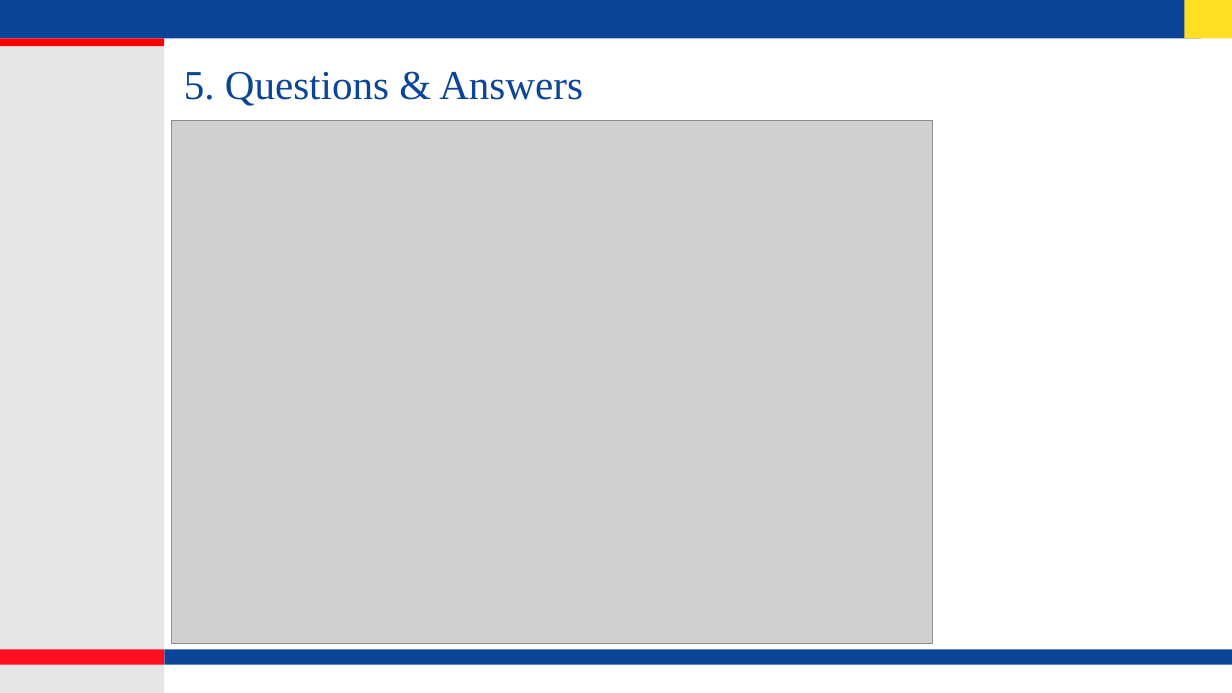
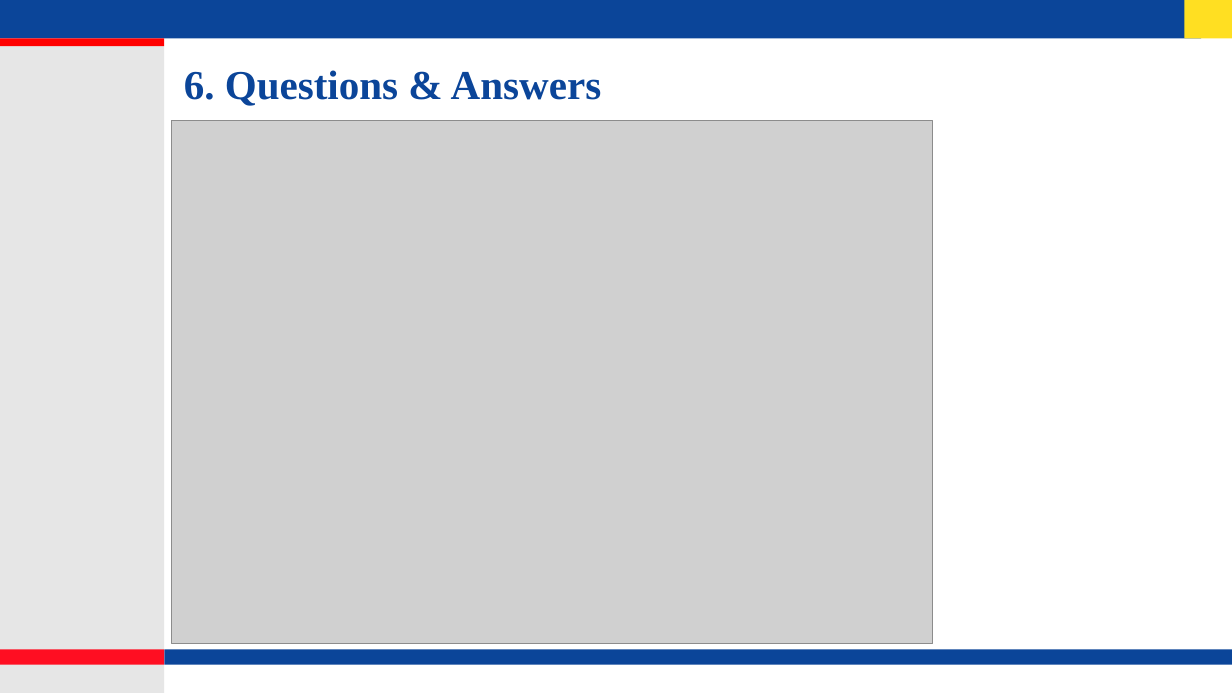
Before and after one commit to lohith921/DIP, a slide deck: slide 17 of Project/Presentation.pptx (slide 14 before the commit). Drawn at 1232x693 pixels with LibreOffice and Linux fonts; fonts in the diff are those of the drawing; grey boxes stand for pictures; background and template pictures are left out. Boxes give left, top, right and bottom in pixels: in the first picture for what was removed or moved away, otherwise in the second. Text is boxed around its words. In the diff, an @@ line names an element or a change of style, - is before the commit and + after.

```diff
--- a/Project/Presentation.pptx
+++ b/Project/Presentation.pptx
@@ title at (184,70,602,106): text changed; bold on @@
-5. Questions & Answers
+6. Questions & Answers
```
Also in this commit, not shown: 3 other slides changed, 3 slides added.
